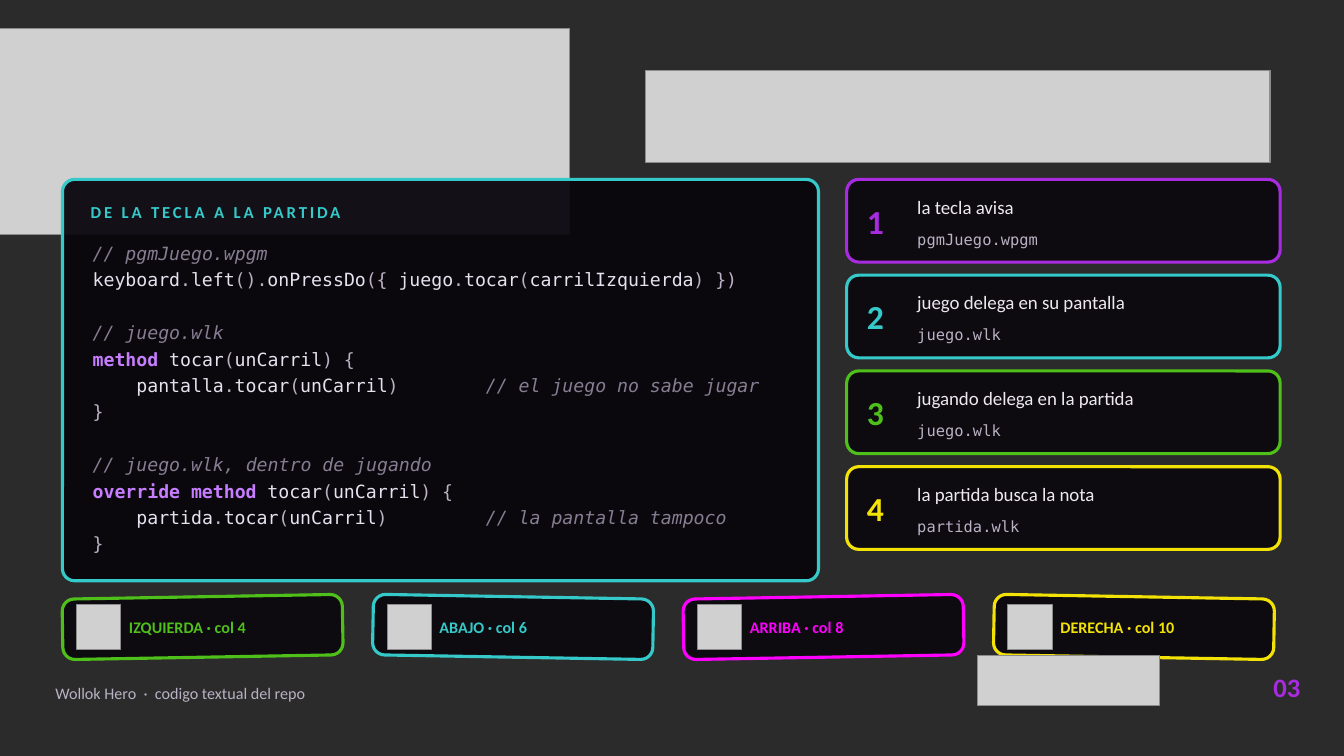
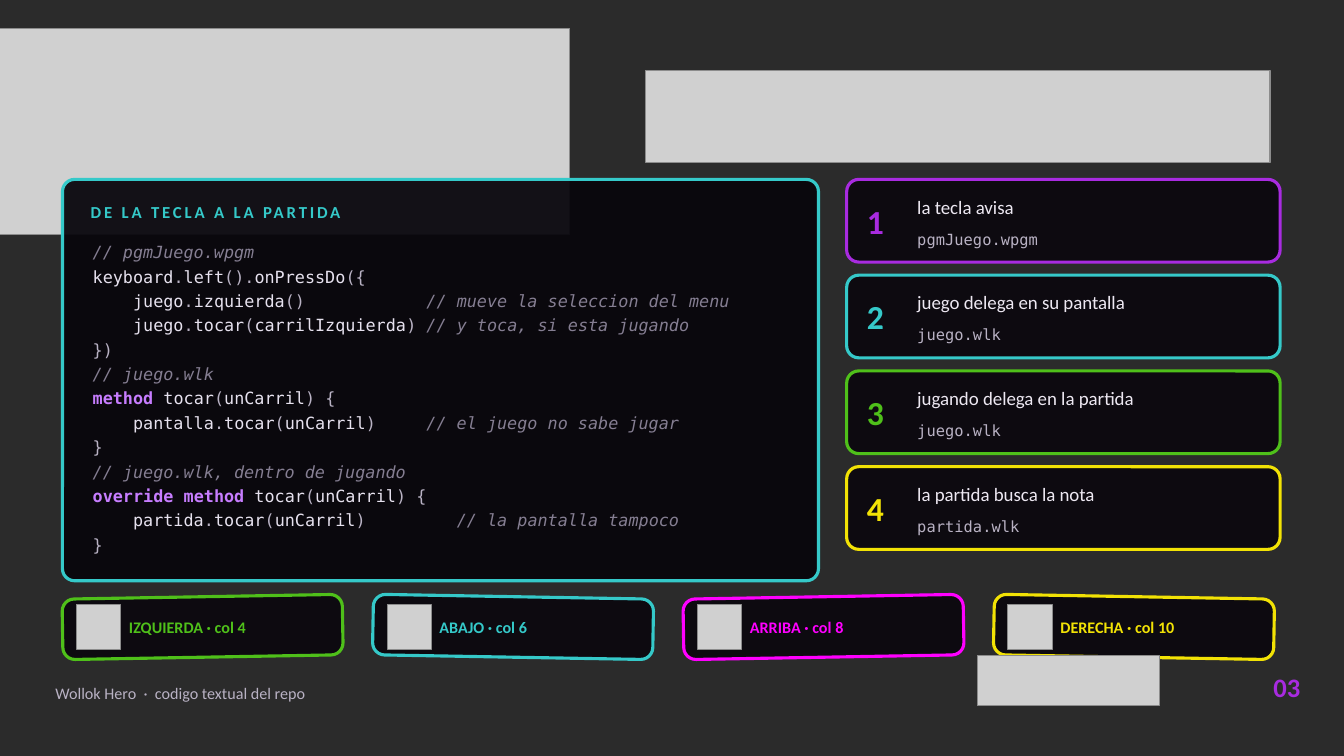
Before and after one commit to pdepjm/2026-o-game-pdeplejicos, a slide deck: slide 3 of wollok-hero-final.pptx. Drawn at 1344x756 pixels with LibreOffice and Linux fonts; fonts in the diff are those of the drawing; grey boxes stand for pictures; background and template pictures are left out; a plain dark background stands for a picture behind light text. Boxes give left, top, right and bottom in pixels: in the first picture for what was removed or moved away, otherwise in the second. Text is boxed around its words. In the diff, an @@ line names an element or a change of style, - is before the commit and + after.

Commit message:
La dificultad la elige el jugador, no la define la cancion
Las canciones tenian un metodo dificultad() que no llamaba nadie: la
dificultad se elige en menuConfiguracion, con sus propios botones. El
BotonNivel se la pedia a su cancion, pero ese metodo estaba muerto.

- visuales.wlk: se va BotonNivel.dificultad()
- canciones.wlk: se van los cuatro dificultad() y el import que quedaba sin uso
- testPartida.wtest: se van los dos tests que probaban esa delegacion

Quedan 27 tests, todos en verde.

Actualizo tambien la presentacion con estos cambios.

```diff
--- a/wollok-hero-final.pptx
+++ b/wollok-hero-final.pptx
@@ text at <box>93,246,679,530</box>: size 13 to 12 pt in "// pgmJuego.wpgm", "// juego.wlk", "method tocar(unCarril) {", "pantalla.tocar(unCarril) // el juego no sabe jugar" and 5 more places; line spacing 18.9pt to 17.4pt @@
@@ text at <box>93,270,729,335</box>: text changed; size 13 to 12 pt @@
-keyboard.left().onPressDo({ juego.tocar(carrilIzquierda) })
+keyboard.left().onPressDo({
+juego.izquierda() // mueve la seleccion del menu
+juego.tocar(carrilIzquierda) // y toca, si esta jugando
+})
```
Also in this commit, not shown: 3 other slides changed, 3 other files.
